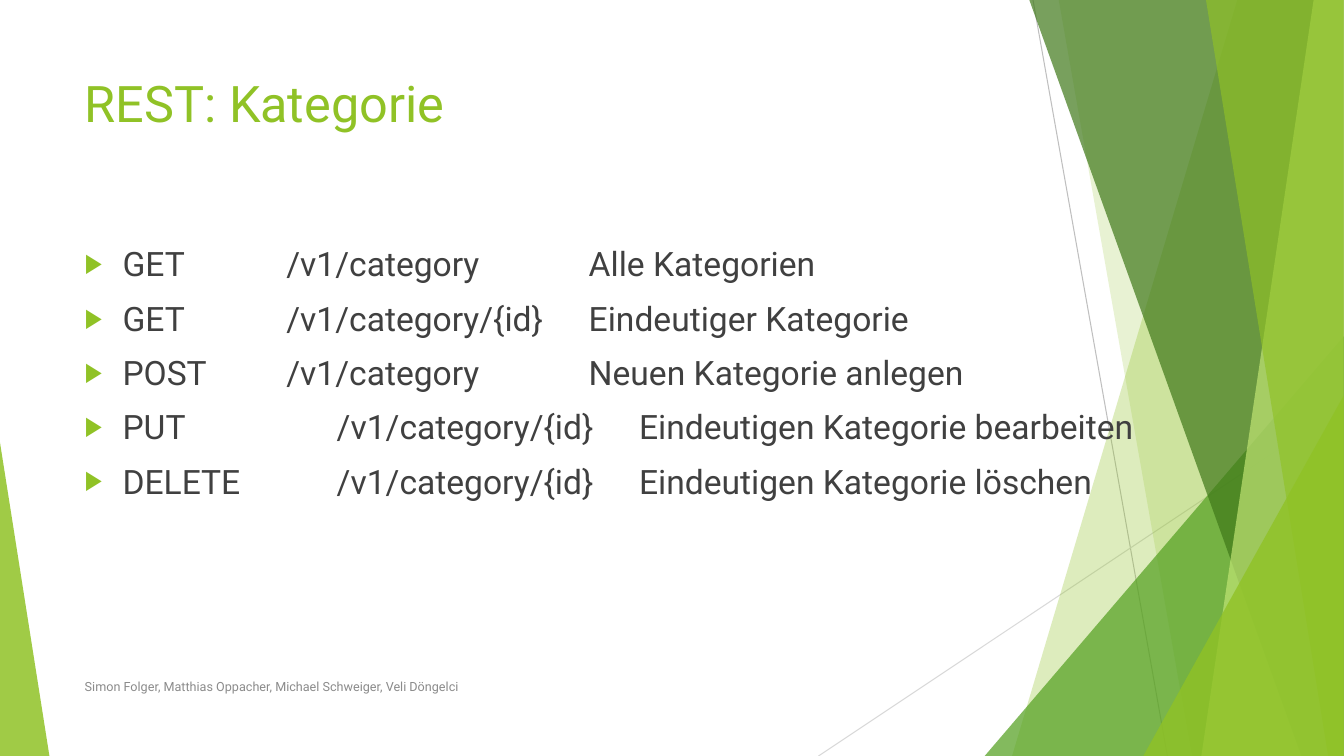
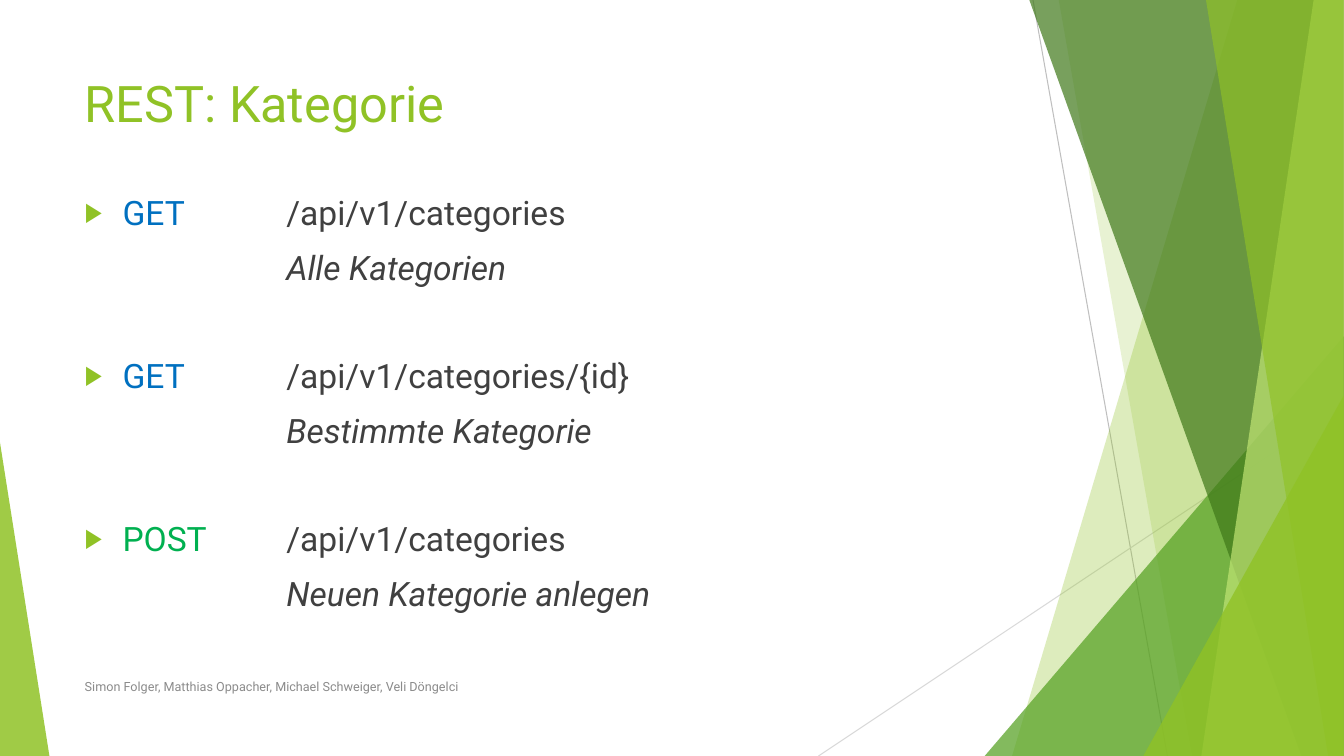
Before and after one commit to michaelschweiger90/artikelverwaltung, a slide deck: slide 12 of Dokumente/Präsentationen/Webservices 01.07.pptx (slide 8 before the commit). Drawn at 1344x756 pixels with LibreOffice and Linux fonts; fonts in the diff are those of the drawing. Boxes give left, top, right and bottom in pixels: in the first picture for what was removed or moved away, otherwise in the second. Text is boxed around its words. In the diff, an @@ line names an element or a change of style, - is before the commit and + after.

```diff
--- a/Dokumente/Präsentationen/Webservices 01.07.pptx
+++ b/Dokumente/Präsentationen/Webservices 01.07.pptx
@@ text at (123, 200, 650, 613): text changed @@
-▶ GET /v1/category Alle Kategorien
-▶ GET /v1/category/{id} Eindeutiger Kategorie
-▶ POST /v1/category Neuen Kategorie anlegen
-▶ PUT /v1/category/{id} Eindeutigen Kategorie bearbeiten
-▶ DELETE /v1/category/{id} Eindeutigen Kategorie löschen
+▶ GET /api/v1/categories
+Alle Kategorien
+▶ GET /api/v1/categories/{id}
+Bestimmte Kategorie
+▶ POST /api/v1/categories
+Neuen Kategorie anlegen
```
Also in this commit, not shown: 5 other slides changed, 8 slides added, 1 slide removed.
